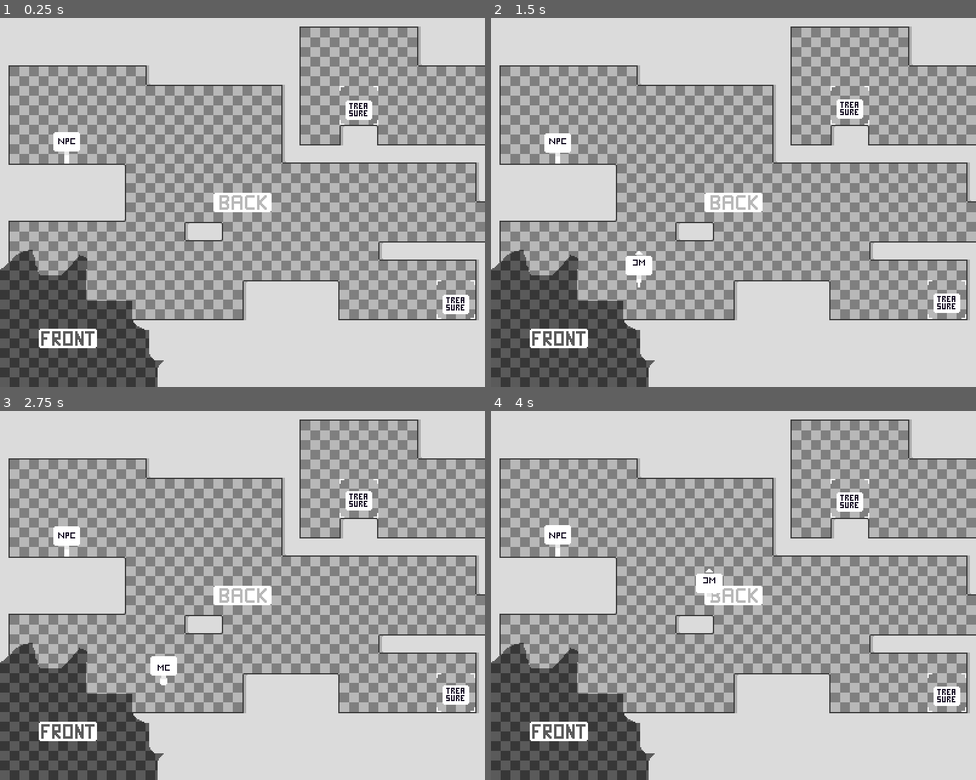
Above: before the commit, frames 1-4 (two rows, left to right).
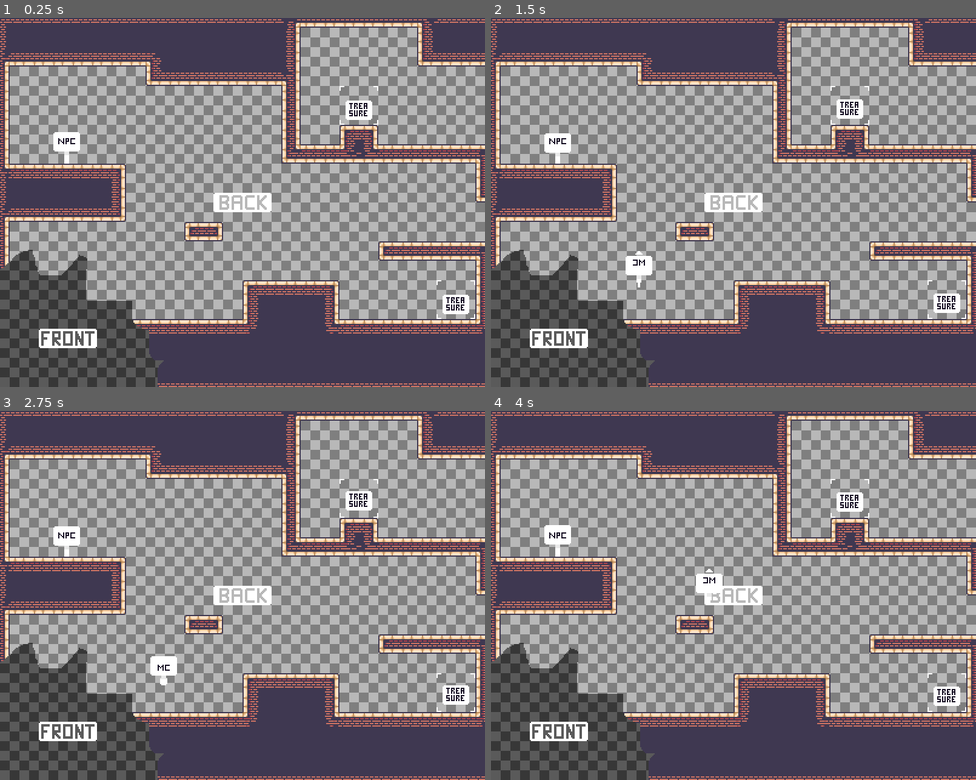
Above: after the commit, the same moments.

Repository: FreezedRain/CustomizablePlatformer
Game: Godot game, scene res://scenes/game.tscn
The game is run twice, just before and just after one commit, with the same random seed, the same clock (stepped at 60 frames per second) and the same inputs.
Inputs:
- Up to frame 1 (0.25 s): no input
- Up to frame 2 (1.5 s): hold D (right) 0.53-1.28 s; hold Space (jump) 0.53-1.28 s; tap E (interact) at 0.6 s; hold A (left) from 1.28 s (still down); tap Space (jump) at 1.35 s
- Up to frame 3 (2.75 s): tap Space (jump) at 1.52, 1.82 s; tap E (interact) at 1.55, 2.1 s; release A (left) at 2.03 s; hold D (right) from 2.03 s (still down); hold Space (jump) from 2.03 s (still down)
- Up to frame 4 (4 s): release Space (jump) at 2.78 s; tap E (interact) at 2.85 s; tap Space (jump) at 3.02, 3.32 s; release D (right) at 3.53 s; hold A (left) from 3.53 s (still down); hold Space (jump) from 3.53 s (still down)

The runs differ from the first frame. In frame 1, 36% of the frame differs, in the area x 0-100%, y 0-100%; in frame 2, 36%; in frame 3, 36%; in frame 4, 36%.

Commit message:
load music

Diff:
--- /dev/null
+++ b/CustomizablePlatformer/icon.svg
@@ -0,0 +1 @@
+<svg height="128" width="128" xmlns="http://www.w3.org/2000/svg"><rect x="2" y="2" width="124" height="124" rx="14" fill="#363d52" stroke="#212532" stroke-width="4"/><g transform="scale(.101) translate(122 122)"><g fill="#fff"><path d="M105 673v33q407 354 814 0v-33z"/><path fill="#478cbf" d="m105 673 152 14q12 1 15 14l4 67 132 10 8-61q2-11 15-15h162q13 4 15 15l8 61 132-10 4-67q3-13 15-14l152-14V427q30-39 56-81-35-59-83-108-43 20-82 47-40-37-88-64 7-51 8-102-59-28-123-42-26 43-46 89-49-7-98 0-20-46-46-89-64 14-123 42 1 51 8 102-48 27-88 64-39-27-82-47-48 49-83 108 26 42 56 81zm0 33v39c0 276 813 276 813 0v-39l-134 12-5 69q-2 10-14 13l-162 11q-12 0-16-11l-10-65H447l-10 65q-4 11-16 11l-162-11q-12-3-14-13l-5-69z"/><path d="M483 600c3 34 55 34 58 0v-86c-3-34-55-34-58 0z"/><circle cx="725" cy="526" r="90"/><circle cx="299" cy="526" r="90"/></g><g fill="#414042"><circle cx="307" cy="532" r="60"/><circle cx="717" cy="532" r="60"/></g></g></svg>
--- /dev/null
+++ b/CustomizablePlatformer/scenes/camera_follow.gd
@@ -0,0 +1,22 @@
+extends Camera2D
+
+@export var player:Node2D
+
+var startpos
+var tpos
+
+
+# Called when the node enters the scene tree for the first time.
+func _ready():
+	startpos = position
+	tpos = position
+
+
+# Called every frame. 'delta' is the elapsed time since the previous frame.
+func _process(delta):
+	position = lerp(position, tpos, 0.2)
+
+	if player.position.x > 220:
+		tpos = startpos + Vector2(450, 0)
+	else:
+		tpos = startpos
--- /dev/null
+++ b/CustomizablePlatformer/scenes/game.gd
@@ -0,0 +1,14 @@
+extends Node
+
+@onready var data_menu = $CanvasLayer/DataMenu
+
+func _process(delta):
+	if Input.is_action_just_pressed("restart"):
+		get_tree().reload_current_scene()
+	if Input.is_action_just_pressed("pause"):
+		if get_tree().paused:
+			get_tree().paused = false
+			data_menu.close()
+		else:
+			get_tree().paused = true
+			data_menu.open()
--- /dev/null
+++ b/CustomizablePlatformer/scenes/interactable/collectable.gd
@@ -0,0 +1,15 @@
+class_name Collectable extends Interactable
+
+var collected = false
+
+func _ready():
+	$Treasure.play("idle")
+
+func enter(interactor):
+	if !collected:
+		$collect.play()
+		collected = true
+		$Treasure.hide()
+
+func leave(interactor):
+	pass
--- /dev/null
+++ b/CustomizablePlatformer/scenes/interactable/interactable.gd
@@ -0,0 +1,15 @@
+class_name Interactable extends Area2D
+
+@onready var blip = $Blip
+
+func _ready():
+	blip.hide()
+
+func enter(interactor):
+	blip.show()
+
+func leave(interactor):
+	blip.hide()
+
+func interact(interactor):
+	pass
--- /dev/null
+++ b/CustomizablePlatformer/scenes/interactable/interactor.gd
@@ -0,0 +1,20 @@
+class_name Interactor extends Area2D
+
+var current: Interactable = null
+
+func try_interact():
+	if current != null:
+		current.interact(self)
+
+func _on_area_entered(area):
+	if area is Interactable:
+		if current != null:
+			current.leave(self)
+		current = area as Interactable
+		current.enter(self)
+
+func _on_area_exited(area):
+	if area is Interactable:
+		if area == current:
+			current.leave(self)
+			current = null
--- /dev/null
+++ b/CustomizablePlatformer/scenes/interactable/text_interactable.gd
@@ -0,0 +1,39 @@
+class_name TextInteractable extends Interactable
+
+@export var text_asset: LoadableTextAsset
+@onready var text_box: TextBox = $TextBox
+
+var message_idx: int = 0
+
+func _ready():
+	super._ready()
+	text_box.hide_text(true)
+	$Guy.play("idle")
+
+func enter(interactor):
+	super.enter(interactor)
+
+func leave(interactor):
+	super.leave(interactor)
+	text_box.hide_text(false)
+	message_idx = 0
+
+func interact(interactor):
+	super.interact(interactor)
+	blip.hide()
+
+	if text_box.is_busy:
+		text_box.try_skip()
+		return
+
+	if message_idx >= len(text_asset.strings):
+		text_box.hide_text(false)
+		message_idx = 0
+		blip.show()
+		return
+
+	text_box.show_text(text_asset.strings[message_idx])
+	message_idx += 1
+
+	$bloop.pitch_scale = randf_range(0.9, 1.1)
+	$bloop.play()
--- /dev/null
+++ b/CustomizablePlatformer/scenes/loadable_audio.gd
@@ -0,0 +1,19 @@
+class_name LoadableAudio extends AudioStreamPlayer
+
+@export var path: String
+
+func _init():
+	call_deferred("ready")
+
+func ready():
+	DataManager.reload.connect(_on_reload)
+
+	connect("finished", Callable(self,"_on_loop_sound").bind(self))
+
+func _on_reload():
+	stream = DataManager.load_audio(path)
+	stream.set
+	play(0.0)
+
+func _on_loop_sound(player):
+	play(0.0)
--- /dev/null
+++ b/CustomizablePlatformer/scenes/player/animated_sprite.gd
@@ -0,0 +1,33 @@
+extends Sprite2D
+
+@export var animations: Array[SpriteAnimation]
+
+var current: SpriteAnimation = null
+var t: float = 0.0
+var frame_idx: int = 0
+
+func _process(delta):
+	if current == null:
+		return
+	t += delta
+	if t >= (1.0 / current.fps):
+		t -= 1.0 / current.fps
+		var frames = max(1, current.sprite.get_width() / 32)
+		# Go next frame
+		frame_idx = (frame_idx + 1) % frames
+		region_rect.position.x = 32 * frame_idx
+
+func play(anim_name):
+	if current and current.name == anim_name:
+		return
+	for anim in animations:
+		if anim.name == anim_name:
+			current = anim
+			texture = current.sprite
+			t = 0
+			frame_idx = 0
+			region_rect.position.x = 32 * frame_idx
+			return
+
+func stop():
+	pass
--- /dev/null
+++ b/CustomizablePlatformer/scenes/player/player.gd
@@ -0,0 +1,103 @@
+class_name Player extends CharacterBody2D
+
+# Movement
+const SPEED = 152
+const JUMP_VELOCITY = 225
+const GRAVITY = -450
+const COYOTE_TIME = 0.1
+const JUMP_QUEUE_TIME = 0.1
+const DASH_SPEED = 14
+
+var was_grounded = false
+var t_jump = 0.0
+var t_left_ground = 0.0
+var did_jump = false
+var just_landed = false
+var last_velocity: Vector3 = Vector3.ZERO
+var extra_speed: float = 0.0
+
+@onready var sprite = $Sprite
+@onready var interactor = $Interactor
+
+func _ready():
+	Global.player = self
+	#var tset = get_node("../TileMap").tile_set
+	#tset.get_source(tset.get_source_id(0)).texture = load("res://sprites/tiles/ground_evil.png")
+	#sprite.sprite_frames.set_frame("move", 0, load("res://sprites/player/char_sheet_evil.png"))
+
+func _process(delta):
+	if Input.is_action_just_pressed("interact"):
+		interactor.try_interact()
+
+func _physics_process(delta):
+	var is_grounded = is_on_floor()
+	var speed = velocity.length()
+
+	t_jump += delta
+	if not is_grounded:
+		t_left_ground += delta
+
+	if is_grounded and not was_grounded:
+		# Landed
+		_on_landed()
+	elif not is_grounded and was_grounded:
+		_on_left_ground()
+	# Add the gravity.
+	if not is_grounded:
+		var gravity_multiplier = 1
+		if velocity.y > 0:
+			gravity_multiplier = 1.85
+		elif not Input.is_action_pressed("jump"):
+			gravity_multiplier = 1.5
+		velocity.y -= GRAVITY * gravity_multiplier * delta
+
+	# Handle Jump.
+	if Input.is_action_just_pressed("jump"):
+		if is_on_floor() or (t_left_ground <= COYOTE_TIME and not did_jump): # or coyote
+			jump()
+		else:
+			t_jump = 0
+
+	var input = Input.get_axis("left", "right")
+	var has_input: bool = input != 0
+	#var accel = 100 if is_grounded else 4
+	var amount = SPEED if input else 0
+	amount += extra_speed
+	if is_grounded:
+		velocity.x = input * amount
+	else:
+		velocity.x = lerp(velocity.x, input * amount, delta * 4)
+
+	# Update animation
+	if is_grounded:
+		sprite.play("move" if has_input else "idle")
+	else:
+		sprite.play("fall" if velocity.y > 0 else "jump")
+	if has_input:
+		sprite.flip_h = input < 0
+
+	move_and_slide()
+	was_grounded = is_grounded
+	just_landed = false
+
+func jump(multiplier=1):
+	global_position += Vector2.UP * 0.025 * multiplier
+	velocity.y = -JUMP_VELOCITY * multiplier
+	did_jump = true
+	$jump.pitch_scale = randf_range(0.8, 1);
+	$jump.play()
+
+func _on_landed():
+	$hit.pitch_scale = randf_range(1.1, 1.3);
+	$hit.play()
+	t_left_ground = 0
+	did_jump = false
+	just_landed = true
+	if t_jump <= JUMP_QUEUE_TIME:
+		jump()
+
+func _on_left_ground():
+	pass
+
+func _on_collision(collider):
+	pass
--- /dev/null
+++ b/CustomizablePlatformer/scenes/player/sprite_animation.gd
@@ -0,0 +1,6 @@
+class_name SpriteAnimation extends Resource
+
+@export var name: String = ""
+@export var sprite: LoadableTexture
+@export var fps: int = 1
+@export var frames: int = 1
--- /dev/null
+++ b/CustomizablePlatformer/scenes/sprites/loadable_text_asset.gd
@@ -0,0 +1,14 @@
+class_name LoadableTextAsset extends Resource
+
+@export var path: String
+var strings: PackedStringArray
+
+func _init():
+	call_deferred("ready")
+
+func ready():
+	DataManager.reload.connect(_on_reload)
+
+func _on_reload():
+	strings = DataManager.load_text(path).split("\n")
+	strings.remove_at(len(strings) - 1)
--- /dev/null
+++ b/CustomizablePlatformer/scenes/sprites/loadable_texture.gd
@@ -0,0 +1,12 @@
+class_name LoadableTexture extends ImageTexture
+
+@export var path: String
+
+func _init():
+	call_deferred("ready")
+
+func ready():
+	DataManager.reload.connect(_on_reload)
+
+func _on_reload():
+	set_image(DataManager.load_image(path))
--- /dev/null
+++ b/CustomizablePlatformer/scenes/sprites/loadable_tilemap.gd
@@ -0,0 +1,10 @@
+extends TileMap
+
+@export var path: String
+
+func _ready():
+	DataManager.reload.connect(_on_reload)
+
+func _on_reload():
+	var texture = DataManager.load_texture(path)
+	tile_set.get_source(tile_set.get_source_id(0)).texture = texture
--- /dev/null
+++ b/CustomizablePlatformer/scenes/ui/data_menu.gd
@@ -0,0 +1,14 @@
+extends Control
+
+func _ready():
+	close()
+
+func open():
+	# Tweeens
+	show()
+
+func close():
+	hide()
+
+func _on_reload_button_pressed():
+	DataManager.reload_all()
--- /dev/null
+++ b/CustomizablePlatformer/scenes/ui/text_box.gd
@@ -0,0 +1,59 @@
+class_name TextBox extends Control
+
+@onready var label = $Label
+@onready var background = $ColorRect
+
+var tween: Tween
+var is_busy: bool = false
+var reveal_tween: Tween
+
+func show_text(text: String):
+	if reveal_tween:
+		reveal_tween.kill()
+	var new = not visible
+	if new:
+		# Just opened
+		reveal_tween = create_tween()
+		reveal_tween.tween_property(background, "scale", Vector2.ONE, 0.225).from(Vector2.ZERO).set_trans(Tween.TRANS_BACK).set_ease(Tween.EASE_OUT)
+		show()
+	else:
+		reveal_tween = create_tween()
+		reveal_tween.tween_property(background, "scale", Vector2.ONE, 0.225).from(Vector2.ONE * 0.9).set_trans(Tween.TRANS_BACK).set_ease(Tween.EASE_OUT)
+	reset_animation()
+	label.visible_ratio = 0
+	label.text = text
+	tween = create_tween()
+	if new:
+		tween.tween_property(label, "visible_ratio", 1.0, label.get_total_character_count() / 90.0).set_delay(0.15)
+	else:
+		tween.tween_property(label, "visible_ratio", 1.0, label.get_total_character_count() / 90.0)
+	tween.finished.connect(_on_anim_finished)
+	is_busy = true
+
+func try_skip():
+	# Skip text reveal
+	reset_animation()
+	label.visible_ratio = 1
+
+func hide_text(instant):
+	reset_animation()
+	if reveal_tween:
+		reveal_tween.kill()
+	label.text = ""
+	if instant:
+		hide()
+		return
+
+	reveal_tween = create_tween()
+	if reveal_tween:
+		reveal_tween.tween_property(background, "scale", Vector2.ZERO, 0.15).from(Vector2.ONE).set_trans(Tween.TRANS_QUAD).set_ease(Tween.EASE_OUT)
+		reveal_tween.finished.connect(hide)
+
+func reset_animation():
+	if tween:
+		tween.kill()
+	is_busy = false
+
+func _on_anim_finished():
+	is_busy = false
+	label.visible_ratio = 1
--- /dev/null
+++ b/CustomizablePlatformer/scenes/ui/world_ui.gd
@@ -0,0 +1,12 @@
+extends Control
+
+@export var text_box_scene: PackedScene
+
+func _ready():
+	Global.world_ui = self
+
+func create_textbox(pos):
+	var box = text_box_scene.instantiate()
+	box.position = pos + Vector2(400, 300)
+	add_child(box)
+	return box
--- /dev/null
+++ b/CustomizablePlatformer/scripts/state.gd
@@ -0,0 +1,25 @@
+## State class for the state_machine.gd
+class_name State extends Node
+
+var fsm
+var object: Node
+
+func setup(fsm, object):
+	self.fsm = fsm
+	self.object = object
+	post_setup()
+
+func post_setup():
+	pass
+
+func enter(from_state: State):
+	pass
+
+func exit(to_state: State):
+	pass
+
+func process(delta):
+	pass
+
+func process_physics(delta):
+	pass
--- /dev/null
+++ b/CustomizablePlatformer/scripts/state_machine.gd
@@ -0,0 +1,37 @@
+## Finite state machine
+class_name StateMachine extends Node
+
+var object : Node
+var states = {}
+var previous_state : State
+var next_state : State
+var current_state : State
+var debug : bool
+
+func _init(object, state_holder, initial_state, debug=false):
+	self.object = object
+	self.debug = debug
+	setup_states(state_holder)
+	self.next_state = initial_state
+
+func setup_states(state_holder):
+	for state in state_holder.get_children():
+		states[state.name] = state
+		state.setup(self, object)
+
+func process(delta):
+	if next_state != current_state:
+		if current_state != null:
+			current_state.exit(next_state)
+			if debug:
+				print('Exited %s' % current_state.name)
+			previous_state = current_state
+		current_state = next_state
+		current_state.enter(previous_state)
+		if debug:
+			print('Entered %s' % current_state.name)
+	current_state.process(delta)
+
+func process_physics(delta):
+	if current_state != null:
+		current_state.process_physics(delta)
--- /dev/null
+++ b/CustomizablePlatformer/singletons/data_manager.gd
@@ -0,0 +1,44 @@
+extends Node
+
+signal reload
+
+var executable_path: String
+var ERROR_IMAGE: Image
+
+func _ready():
+	ERROR_IMAGE = Image.load_from_file("res://sprites/error.png")
+	call_deferred("reload_all")
+	if OS.has_feature("standalone"):
+		executable_path = OS.get_executable_path() + '/'
+	else:
+		executable_path = 'res://'
+	print("Executable path %s" % executable_path)
+
+func reload_all():
+	reload.emit()
+
+func load_text(rel_path) -> String:
+	var abs_path = executable_path + 'text/' + rel_path
+	if FileAccess.file_exists(abs_path):
+		var file = FileAccess.open(abs_path, FileAccess.READ)
+		var text = file.get_as_text()
+		file.close()
+		return text
+	return "missing text"
+
+func load_image(rel_path) -> Image:
+	var abs_path = executable_path + 'sprites/' + rel_path
+	if FileAccess.file_exists(abs_path):
+		return Image.load_from_file(abs_path)
+	return ERROR_IMAGE
+
+func load_audio(rel_path) -> AudioStream:
+	var abs_path = executable_path + 'audio/' + rel_path
+	print(abs_path)
+	if FileAccess.file_exists(abs_path):
+		print("exists")
+		return load(abs_path)
+	return null
+
+func load_texture(rel_path) -> ImageTexture:
+	return ImageTexture.create_from_image(load_image(rel_path))
--- /dev/null
+++ b/CustomizablePlatformer/singletons/global.gd
@@ -0,0 +1,4 @@
+extends Node
+
+var game
+var player
--- /dev/null
+++ b/CustomizablePlatformer/singletons/particle_manager.gd
@@ -0,0 +1,50 @@
+## Loads and spawns particles from the specified folder
+extends Node
+
+const PATH := 'res://scenes/particles/'
+
+var parent_scene: Node
+var particles := {}
+
+func _ready():
+	load_particles()
+	print('%d particles loaded.' % len(particles))
+	pre_spawn_particles()
+	#parent_scene = get_parent()
+
+func spawn(id, position, rotation=Vector3.ZERO, parent=parent_scene):
+	var particle = particles[id].instantiate()
+	parent.add_child(particle)
+	particle.rotation = rotation
+	particle.global_position = position
+	return particle
+
+func spawn_normal(id, position, normal, parent=parent_scene):
+	var particle = particles[id].instantiate()
+	parent.add_child(particle)
+	particle.global_position = position
+	#await get_tree().create_timer(0.5).timeout
+	if abs(normal.dot(Vector3.UP)) > 0.99:
+		particle.look_at(particle.global_position + Vector3.UP, Vector3.RIGHT)
+	else:
+		particle.look_at(particle.global_position + normal, Vector3.UP)
+	#print("hello")
+	#print(particle.rotation)
+#	var xform = particle.global_transform
+#	xform.basis.y = normal
+#	xform.basis.x = -xform.basis.z.cross(normal)
+#	xform.basis = xform.basis.orthonormalized()
+#	particle.global_transform = xform
+	return particle
+
+func pre_spawn_particles():
+	for particle in particles:
+		spawn(particle, Vector3.ONE * -10000, Vector3.ZERO, self)
+
+func load_particles():
+	for file_name in Utils.list_files_in_directory(PATH):
+		file_name = file_name.trim_suffix('.remap')
+		var particle_name = file_name.split('.')[0]
+		var particle_ext = file_name.split('.')[1]
+		if particle_ext == "tscn":
+			particles[particle_name] = load(PATH + file_name)
--- /dev/null
+++ b/CustomizablePlatformer/singletons/utils.gd
@@ -0,0 +1,26 @@
+class_name Utils
+
+static func list_files_in_directory(path):
+	var files = []
+	var dir = DirAccess.open(path)
+	if dir:
+		dir.list_dir_begin()
+		while true:
+			var file = dir.get_next()
+			if file == "":
+				break
+			elif not file.begins_with("."):
+				files.append(file)
+		dir.list_dir_end()
+	else:
+		print("Failed to load file, incorrect path!")
+	return files
+
+static func get_random_v(from: float, to: float) -> Vector3:
+	return Vector3(randf_range(from, to), randf_range(from, to), randf_range(from, to))
+
+static func get_random_d() -> Vector3:
+	var theta = 2 * PI * randf()
+	var phi = PI * randf()
+
+	return Vector3(sin(phi) * cos(theta), sin(phi) * sin(theta), cos(phi))
--- a/scenes/game.tscn
+++ b/scenes/game.tscn
@@ -7,7 +7,8 @@
 [ext_resource type="Theme" uid="uid://bju5trwlshhcr" path="res://fonts/theme.tres" id="3_wvoig"]
 [ext_resource type="PackedScene" uid="uid://dvckxtysha25e" path="res://scenes/player/player.tscn" id="5_m6w3k"]
 [ext_resource type="Script" path="res://scenes/sprites/loadable_texture.gd" id="7_yrr6m"]
-[ext_resource type="AudioStream" uid="uid://ldldcjgg5wje" path="res://audio/Blippy Trance.wav" id="8_7n5mo"]
+[ext_resource type="AudioStream" uid="uid://ldldcjgg5wje" path="res://build/audio/music.wav" id="8_7n5mo"]
+[ext_resource type="Script" path="res://scenes/loadable_audio.gd" id="9_bys0r"]
 
 [sub_resource type="ImageTexture" id="ImageTexture_mcif1"]
 script = ExtResource("7_yrr6m")
@@ -100,5 +101,7 @@
 stream = ExtResource("8_7n5mo")
 volume_db = -10.0
 autoplay = true
+script = ExtResource("9_bys0r")
+path = "music.wav"
 
 [connection signal="pressed" from="CanvasLayer/DataMenu/ReloadButton" to="CanvasLayer/DataMenu" method="_on_reload_button_pressed"]
--- a/scenes/interactable/collectable.tscn
+++ b/scenes/interactable/collectable.tscn
@@ -3,7 +3,7 @@
 [ext_resource type="Script" path="res://scenes/interactable/collectable.gd" id="1_aibwa"]
 [ext_resource type="Texture2D" uid="uid://brdbsa8aglgvm" path="res://sprites/treasure/treasure_sheet.png" id="2_lrih4"]
 [ext_resource type="Script" path="res://scenes/player/animated_sprite.gd" id="6_im1px"]
-[ext_resource type="AudioStream" uid="uid://dtchs6humo8df" path="res://audio/pickupCoin.wav" id="6_nlyqd"]
+[ext_resource type="AudioStream" uid="uid://dtchs6humo8df" path="res://build/audio/pickupCoin.wav" id="6_nlyqd"]
 [ext_resource type="Script" path="res://scenes/player/sprite_animation.gd" id="7_0qclk"]
 [ext_resource type="Script" path="res://scenes/sprites/loadable_texture.gd" id="8_r8316"]
 
--- a/scenes/interactable/interactable.gd
+++ b/scenes/interactable/interactable.gd
@@ -1,8 +1,9 @@
 class_name Interactable extends Area2D
 
-@onready var blip = $Blip
+@onready var blip
 
 func _ready():
+	blip = $Blip
 	blip.hide()
 
 func enter(interactor):
--- /dev/null
+++ b/scenes/loadable_audio.gd
@@ -0,0 +1,19 @@
+class_name LoadableAudio extends AudioStreamPlayer
+
+@export var path: String
+
+func _init():
+	call_deferred("ready")
+
+func ready():
+	DataManager.reload.connect(_on_reload)
+
+	connect("finished", Callable(self,"_on_loop_sound").bind(self))
+
+func _on_reload():
+	stream = DataManager.load_audio(path)
+	stream.set
+	play(0.0)
+
+func _on_loop_sound(player):
+	play(0.0)
--- a/scenes/player/player.tscn
+++ b/scenes/player/player.tscn
@@ -3,11 +3,11 @@
 [ext_resource type="Script" path="res://scenes/player/player.gd" id="1_5gihh"]
 [ext_resource type="Script" path="res://scenes/sprites/loadable_texture.gd" id="5_jigj3"]
 [ext_resource type="Script" path="res://scenes/player/animated_sprite.gd" id="6_5x17l"]
-[ext_resource type="AudioStream" uid="uid://di0phaa6sdvst" path="res://audio/jump.wav" id="7_3e4yh"]
+[ext_resource type="AudioStream" uid="uid://di0phaa6sdvst" path="res://build/audio/jump.wav" id="7_3e4yh"]
 [ext_resource type="Script" path="res://scenes/player/sprite_animation.gd" id="7_45es4"]
 [ext_resource type="Texture2D" uid="uid://c3y6piwc8hctl" path="res://sprites/player/char_idle.png" id="8_7ahfc"]
 [ext_resource type="Script" path="res://scenes/interactable/interactor.gd" id="8_fhok7"]
-[ext_resource type="AudioStream" uid="uid://d0xe42h3c5ypl" path="res://audio/hitHurt.wav" id="8_fhs6h"]
+[ext_resource type="AudioStream" uid="uid://d0xe42h3c5ypl" path="res://build/audio/hitHurt.wav" id="8_fhs6h"]
 
 [sub_resource type="ImageTexture" id="ImageTexture_y6uc5"]
 script = ExtResource("5_jigj3")
--- a/singletons/data_manager.gd
+++ b/singletons/data_manager.gd
@@ -32,5 +32,13 @@
 		return Image.load_from_file(abs_path)
 	return ERROR_IMAGE
 
+func load_audio(rel_path) -> AudioStream:
+	var abs_path = executable_path + 'audio/' + rel_path
+	print(abs_path)
+	if FileAccess.file_exists(abs_path):
+		print("exists")
+		return load(abs_path)
+	return null
+
 func load_texture(rel_path) -> ImageTexture:
 	return ImageTexture.create_from_image(load_image(rel_path))
--- a/singletons/utils.gd
+++ b/singletons/utils.gd
@@ -13,7 +13,7 @@
 				files.append(file)
 		dir.list_dir_end()
 	else:
-		print("Failed to load file, incorrect path!")
+		print("Failed to load file, incorrect path! " + path)
 	return files
 
 static func get_random_v(from: float, to: float) -> Vector3:
Binary file added: CustomizablePlatformer/audio/bloop.wav.import
Binary file added: CustomizablePlatformer/audio/hitHurt.wav.import
Binary file added: CustomizablePlatformer/audio/jump.wav.import
Binary file added: CustomizablePlatformer/audio/music.wav.import
Binary file added: CustomizablePlatformer/audio/pickupCoin.wav.import
Binary file added: CustomizablePlatformer/fonts/Kalam-Bold.ttf.import
Binary file added: CustomizablePlatformer/fonts/Pacifico-Regular.ttf.import
Binary file added: CustomizablePlatformer/fonts/PatrickHand-Regular.ttf.import
Binary file added: CustomizablePlatformer/fonts/SofiaSans-VariableFont_wght.ttf.import
Binary file added: CustomizablePlatformer/fonts/tight_pixel.ttf.import
Not shown, added: CustomizablePlatformer/icon.svg.import
Binary file added: CustomizablePlatformer/sprites/background/background.png.import
(and 80 more such lines)
